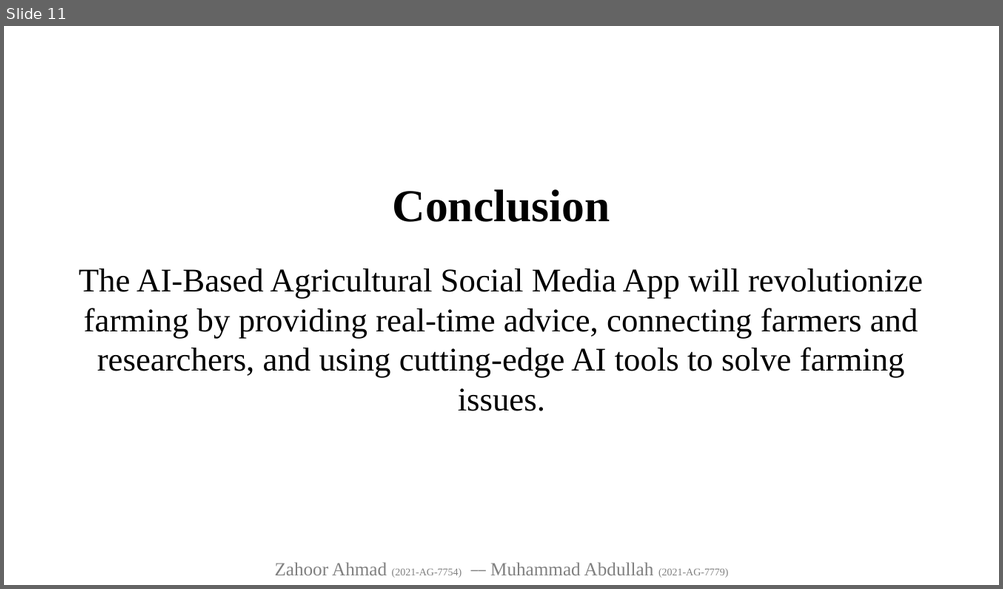
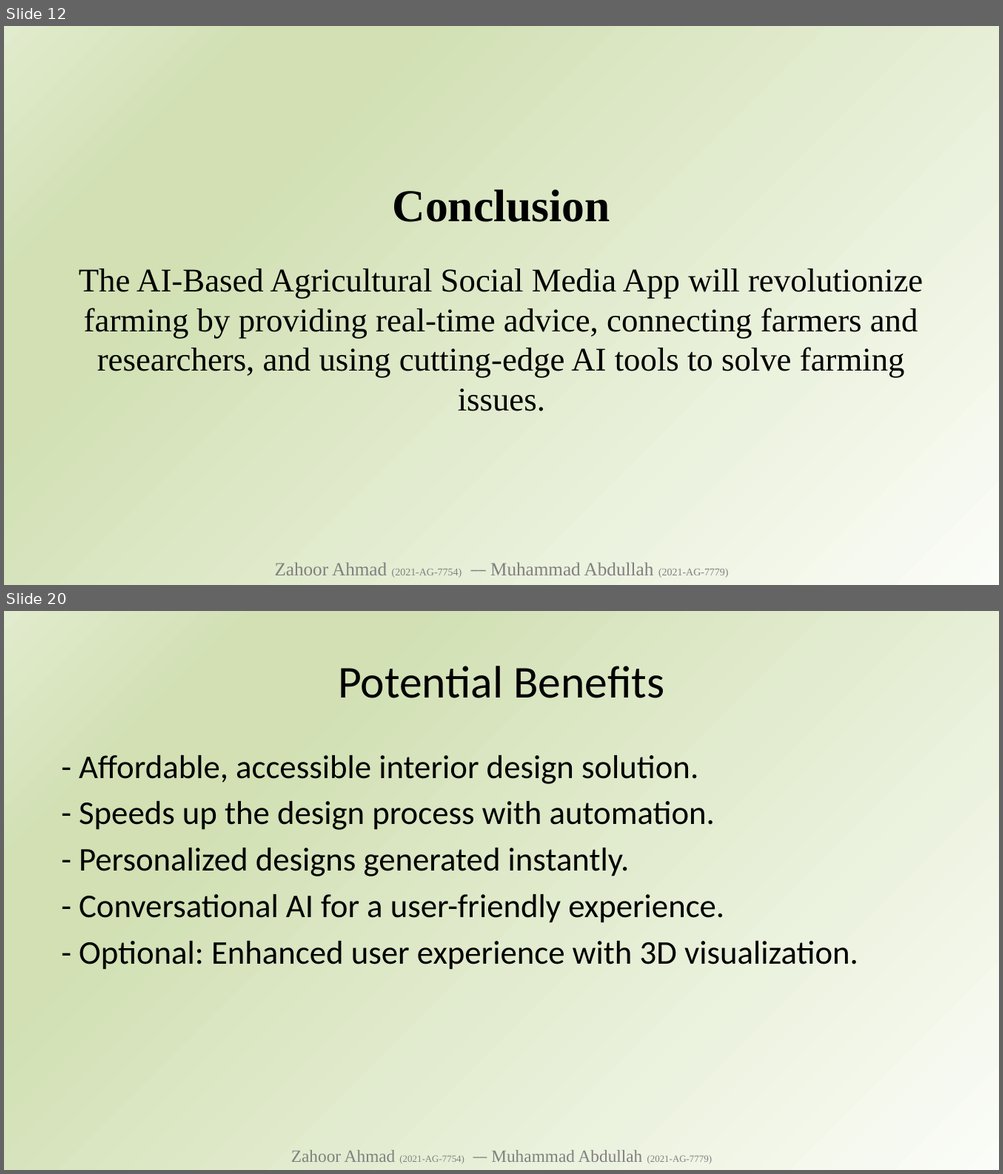
Before and after one commit to zahooronly/FYP, a slide deck: FYP AI Based Agricultural Social Media App Zahoor - Abdullah.pptx. Shown one above the other, each under a label of ours: slide 11 before the commit, slides 12 and 20 after it; the slides between them are not shown. The pictures are 1003x589 and 1003x1174 pixels, drawn with LibreOffice and Linux fonts; fonts in the diff are those of the drawing. Boxes give left, top, right and bottom in pixels: in the first picture for what was removed or moved away, otherwise in the second. Text is boxed around its words. In the diff, an @@ line names an element or a change of style, - is before the commit and + after.

```diff
--- a/FYP AI Based Agricultural Social Media App Zahoor - Abdullah.pptx
+++ b/FYP AI Based Agricultural Social Media App Zahoor - Abdullah.pptx
@@ slide 20 added at (4, 611, 999, 1170), background gradient #FAFCF7 to #D2E0B4 to #E1EBCD @@
@@ title added at (338, 666, 664, 698), 44 pt, text #000000 @@
+Potential Benefits
@@ text added at (79, 755, 858, 970), 32 pt, text #000000 @@
+- Affordable, accessible interior design solution.
+- Speeds up the design process with automation.
+- Personalized designs generated instantly.
+- Conversational AI for a user-friendly experience.
+- Optional: Enhanced user experience with 3D visualization.
@@ text added at (291, 1150, 712, 1165), 16.6 pt, text #808080 @@
+Zahoor Ahmad (2021-AG-7754) ⎯⎯ Muhammad Abdullah (2021-AG-7779)
@@ what was slide 11 is now slide 12 @@
@@ slide 12 changed as well @@
@@ background #FFFFFF to gradient #FAFCF7 to #D2E0B4 to #E1EBCD @@
```
Also in this commit, not shown: 10 other slides changed, 11 other slides added, 1 other file.
